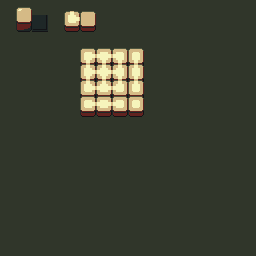
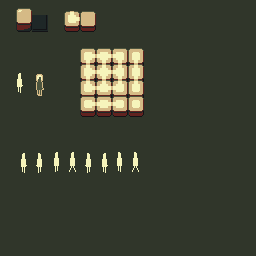
Layered file, before and after one edit (w=256, h=256). Changes by layer:
painted on "New Layer" over [16, 7, 139, 173]
